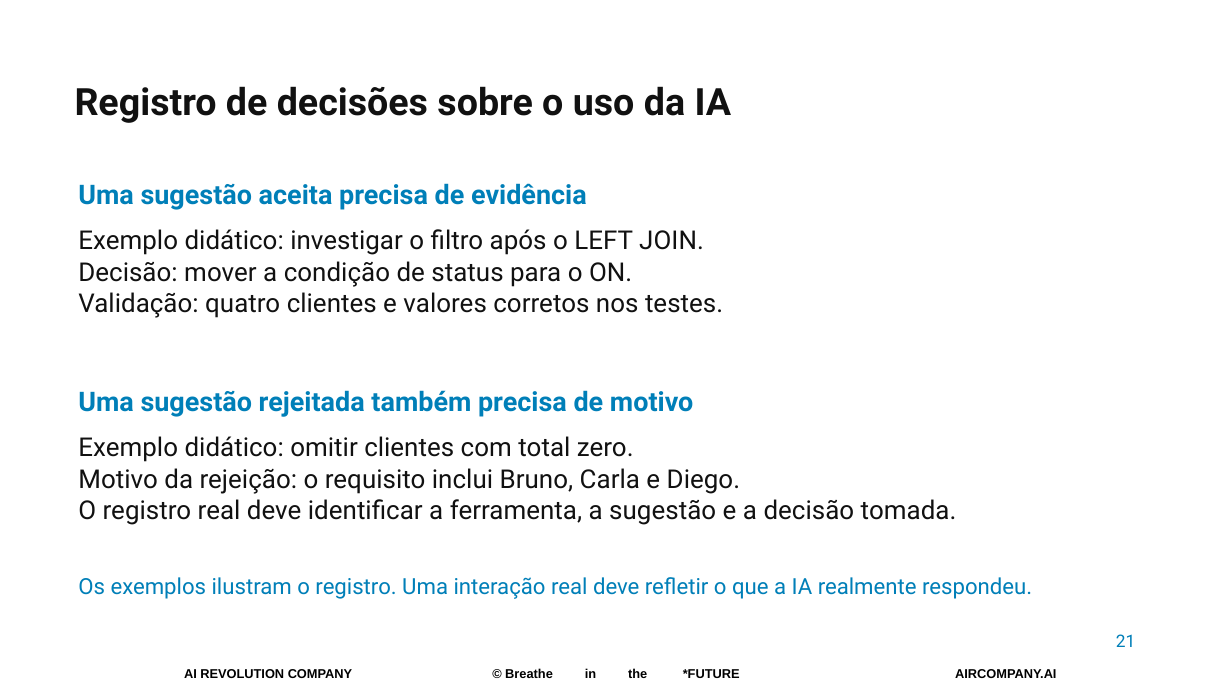
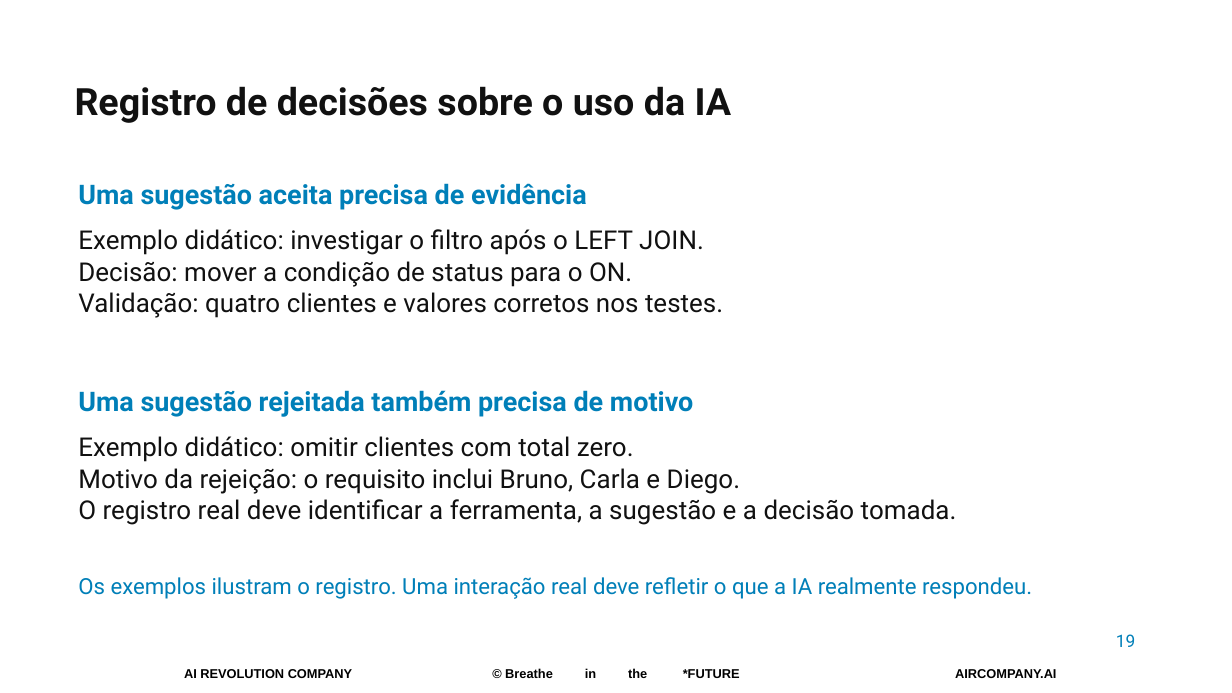
Before and after one commit to pedropalmieri/workshop4-pr-sql-ia, a slide deck: slide 19 of materiais/Workshop4-19nov2026.pptx (slide 21 before the commit). Drawn at 1232x693 pixels with LibreOffice and Linux fonts; fonts in the diff are those of the drawing; background and template pictures are left out. Boxes give left, top, right and bottom in pixels: in the first picture for what was removed or moved away, otherwise in the second. Text is boxed around its words. In the diff, an @@ line names an element or a change of style, - is before the commit and + after.

```diff
--- a/materiais/Workshop4-19nov2026.pptx
+++ b/materiais/Workshop4-19nov2026.pptx
@@ text at [1116,634,1135,647]: text changed @@
-21
+19
```
Also in this commit, not shown: 16 other slides changed, 2 slides removed.
